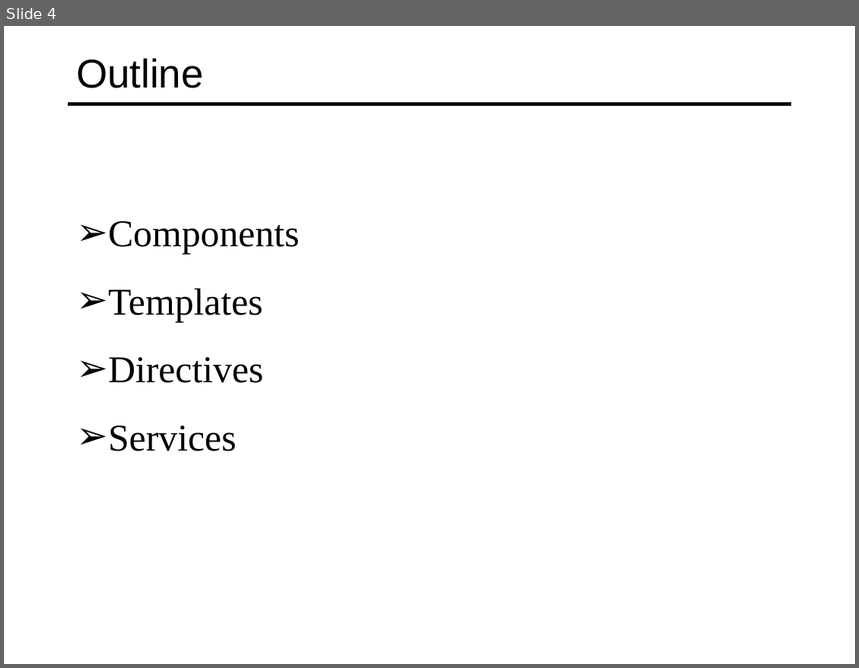
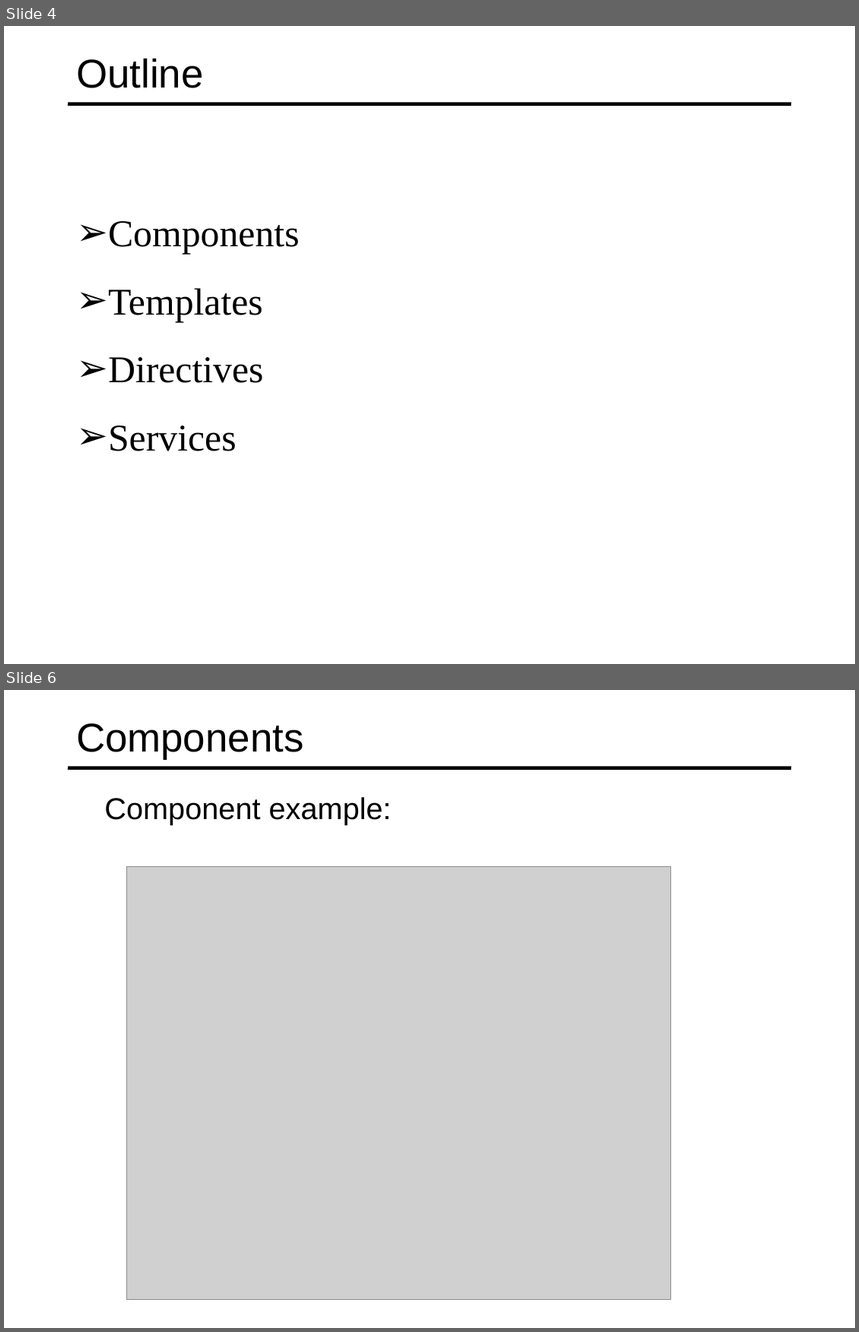
Before and after one commit to specter01wj/Jago_Link_Training, a slide deck: Angular/Angular7/Angular Advanced Course/Essentials/1.Fundamentals/L1_Fundamentals.ppt. Shown one above the other, each under a label of ours: slide 4 before the commit, slides 4 and 6 after it; the slides between them are not shown. The pictures are 859x668 and 859x1332 pixels, drawn with LibreOffice and Linux fonts; fonts in the diff are those of the drawing; grey boxes stand for pictures. Boxes give left, top, right and bottom in pixels: in the first picture for what was removed or moved away, otherwise in the second. Text is boxed around its words. In the diff, an @@ line names an element or a change of style, - is before the commit and + after.

```diff
--- a/Angular/Angular7/Angular Advanced Course/Essentials/1.Fundamentals/L1_Fundamentals.ppt
+++ b/Angular/Angular7/Angular Advanced Course/Essentials/1.Fundamentals/L1_Fundamentals.ppt
@@ slide 6 added at (x1=4, y1=690, x2=855, y2=1328), background #FFFFFF; not listed: 1 template element that a slide beside it also shows @@
@@ title added at (x1=76, y1=723, x2=303, y2=760), 34 pt, text #000000 @@
+Components
@@ text added at (x1=104, y1=797, x2=392, y2=825), 25.5 pt, text #000000 @@
+  Component example:
@@ picture added at (x1=126, y1=867, x2=671, y2=1300) @@
```
Also in this commit, not shown: 4 other slides added, 1 slide removed, 2 other files.
